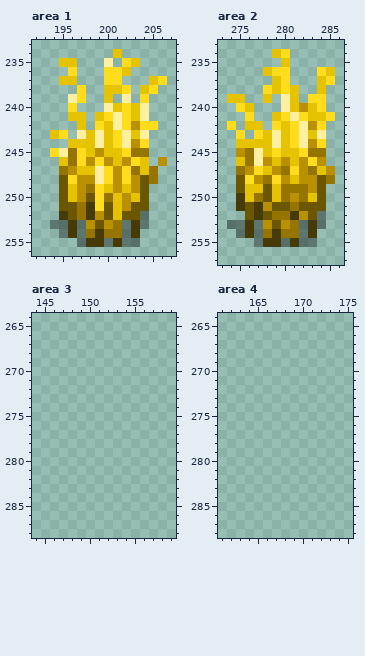
Pixel-art file: src/concept/sprite/plants.aseprite. That is the earlier state.
512x512 pixels, 1 frame. Colours within 5 levels of each other are drawn and written as one. Shown: area 1: x 192..207, y 233..256; area 2: x 273..286, y 233..257; area 3: x 144..159, y 264..288; area 4: x 161..175, y 264..288. The commit also changed other parts of the picture, which this record leaves out.
The result:
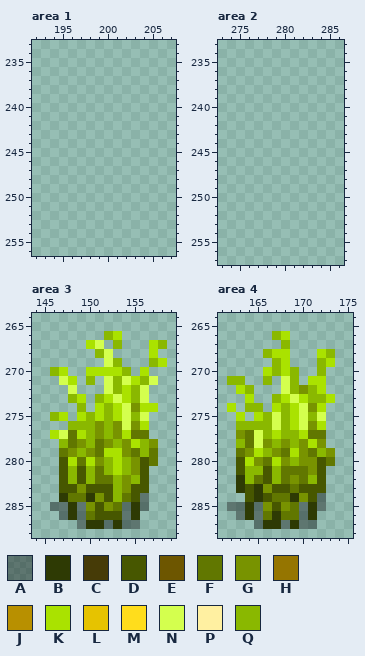
Palette (. is transparent): A #00000060  B #2e3a04  C #463b07  D #475700  E #6d5600  F #617700  G #789300  H #957500  J #b89000  K #aae200  L #e6c300  M #ffdd1c  N #d4ff4e  P #fff0a1  Q #8ab800
Diff:
Changed rows in their new state; - is an unchanged pixel.
Area 1, layer "Layer 1":
first column x 194:
234 -------.-----
235 -..---.-..---
236 --.---...----
237 -..---..---..
238 ---.--...-..-
239 --..--.-.-.--
240 --.---.....--
241 --..-......--
242 ---.-.......-
243 ..-........--
244 --.........--
245 ...........--
246 -..........-.
247 -...........-
248 -...........-
249 -..........--
250 -..........--
251 -..........--
252 -..........--
253 ...........--
254 -.........---
255 ---.......---
Area 2, layer "Layer 1":
first column x 274:
234 -----..-----
235 ------.-----
236 ----...---..
237 -----..---..
238 ----....--.-
239 ..--.-..-..-
240 -..---.....-
241 --.--.......
242 .-..-......-
243 -.-........-
244 -..........-
245 -..........-
246 -..........-
247 -...........
248 -...........
249 -..........-
250 -..........-
251 -..........-
252 --.........-
253 ...........-
254 -.........--
255 ---.......--
Area 3, layer "Layer 1":
first column x 146:
266 ------QK-----
267 ----KN-Q---KQ
268 -----QN----K-
269 ------NQ---QK
270 QK--KKKKQ-K--
271 -NK-Q-NQNKQN-
272 --N---NQKQN--
273 --QK-QKNKQN--
274 ---Q-KQKNGKK-
275 QK-KQKQKNQN--
276 --QQQGQGNGK--
277 KNFKQGQGKFF--
278 -QFGQFGQGKQG-
279 -FGQGFKKGFQF-
280 -DKFKGQKQGDF-
281 -DQDQFQKQGD--
282 -DQDQFFQGQD--
283 -DDGDDDQGDD--
284 -BFFBGDQFDA--
285 AABAGDGFABA--
286 -ABAFDDDAB---
287 ---ABBABAA---
Area 4, layer "Layer 1":
first column x 162:
266 -----QK-----
267 ------Q-----
268 ----QKK---KQ
269 -----QK---QK
270 ----KQKQ--Q-
271 QQ--Q-NQ-KK-
272 -KQ---NQGQK-
273 --K--QKNKQQK
274 K-QQ-KQKNGK-
275 -K-KQNQKNQN-
276 -QQQQNQKNGK-
277 -GFNQKQQKFF-
278 -QFNGQGQGKG-
279 -FGKQGFKGFQG
280 -DKGFKGQGGDF
281 -DQQDQFFFGD-
282 -BQFDQFGFQD-
283 -BDBGDDFDDD-
284 --DBDFFBGDA-
285 AABAGDGFABA-
286 -ABAFBFFAB--
287 ---ABBABAA--
Changed places in both pictures, as pixel boxes (x1, y1, x2, y2):
erased: (50, 49, 167, 247)
erased: (227, 49, 335, 247)
added: (50, 331, 167, 529)
added: (227, 331, 335, 529)
